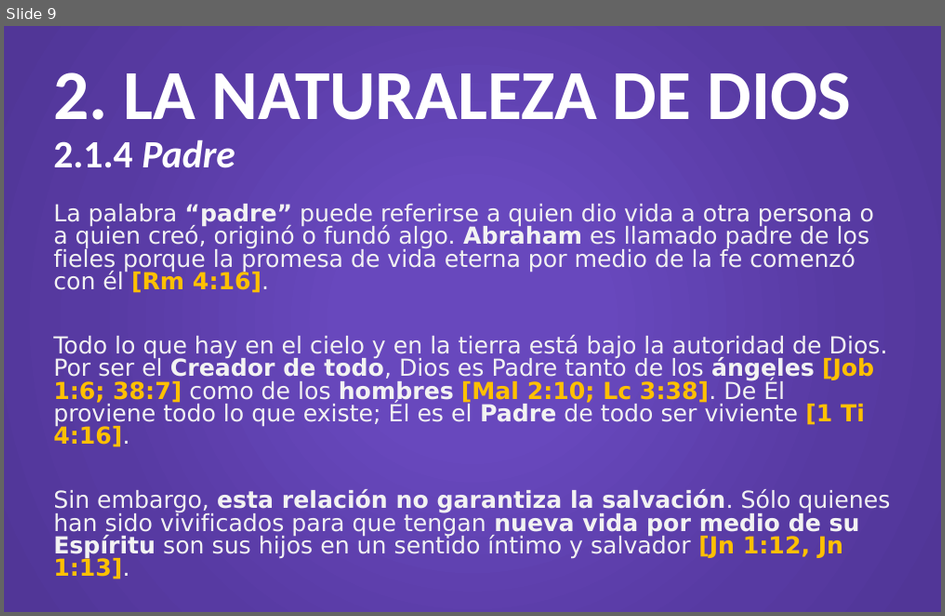
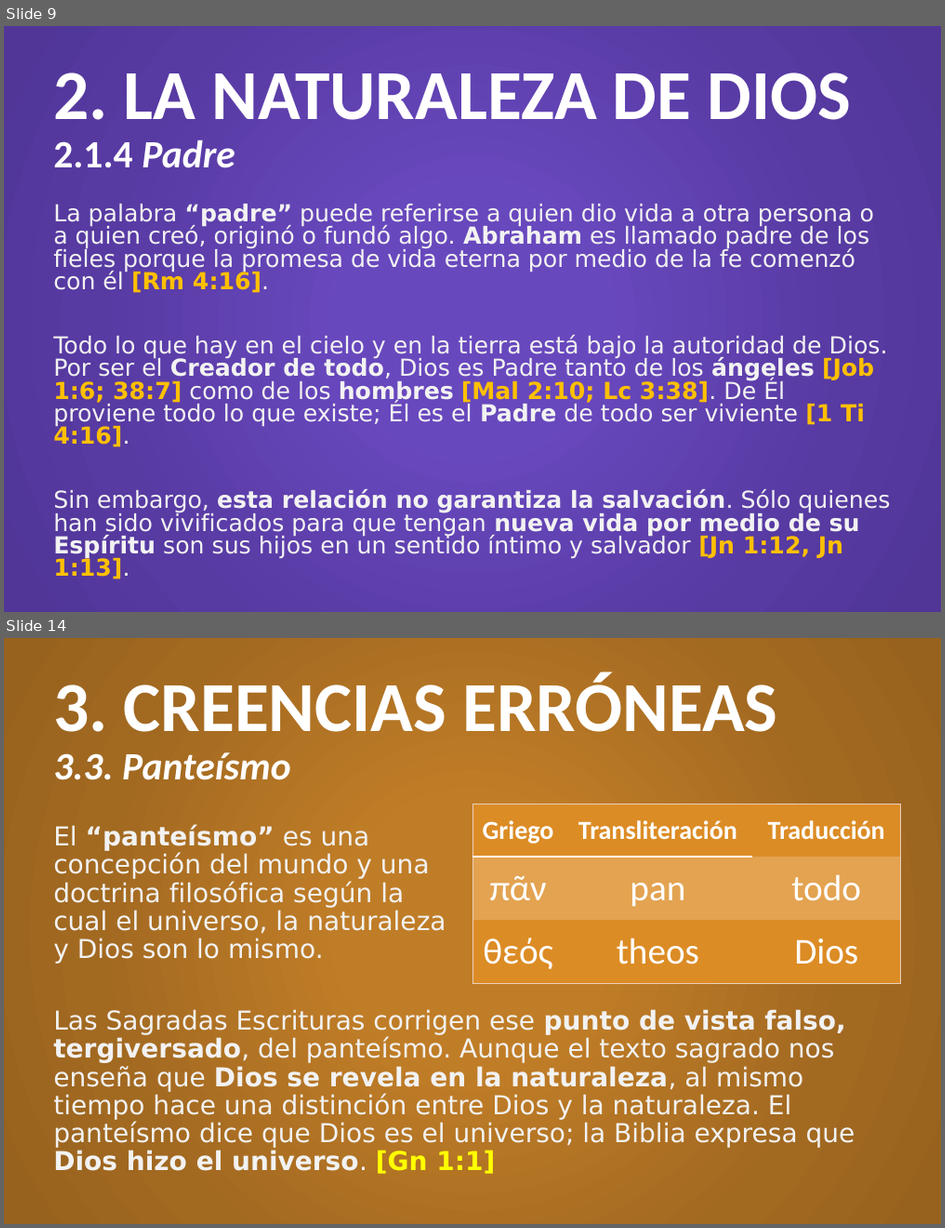
Before and after one commit to CreyTuning/documents, a slide deck: slideshow/Teologia Sistematica y Biblica - Myer Pearlman/Clases/4. Dios.pptx. Shown one above the other, each under a label of ours: slide 9 before the commit, slides 9 and 14 after it; the slides between them are not shown. The pictures are 945x616 and 945x1228 pixels, drawn with LibreOffice and Linux fonts; fonts in the diff are those of the drawing. Boxes give left, top, right and bottom in pixels: in the first picture for what was removed or moved away, otherwise in the second. Text is boxed around its words. In the diff, an @@ line names an element or a change of style, - is before the commit and + after.

Commit message:
4. Dios.pptx - part 1

```diff
--- a/slideshow/Teologia Sistematica y Biblica - Myer Pearlman/Clases/4. Dios.pptx
+++ b/slideshow/Teologia Sistematica y Biblica - Myer Pearlman/Clases/4. Dios.pptx
@@ slide 14 added at (4, 638, 941, 1224), background gradient #C07D27 to #A26921 to #97621E @@
@@ title added at (53, 672, 778, 780), 54 pt, text #FFFFFF, bold @@
+3. CREENCIAS ERRÓNEAS
+3.3. Panteísmo
@@ table added at (473, 804, 901, 983), 3 rows, 3 columns @@
+Griego | Transliteración | Traducción
+πᾶν | pan | todo
+θεός | theos | Dios
@@ text added at (53, 825, 446, 964), 20 pt, text #F2F2F2 @@
+El “panteísmo” es una concepción del mundo y una doctrina filosófica según la cual el universo, la naturaleza y Dios son lo mismo.
@@ text added at (53, 1009, 856, 1174), 20 pt, text #F2F2F2 @@
+Las Sagradas Escrituras corrigen ese punto de vista falso, tergiversado, del panteísmo. Aunque el texto sagrado nos enseña que Dios se revela en la naturaleza, al mismo tiempo hace una distinción entre Dios y la naturaleza. El panteísmo dice que Dios es el universo; la Biblia expresa que Dios hizo el universo. [Gn 1:1]
```
Also in this commit, not shown: 3 slides changed, 5 other slides added.
